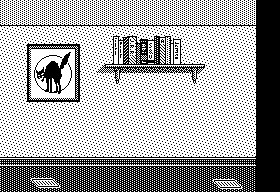
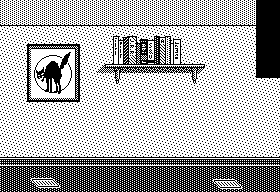
Two versions of the same layered image (280 x 192). Layer-by-layer changes:
painted on "background" over [256, 78, 280, 192]
